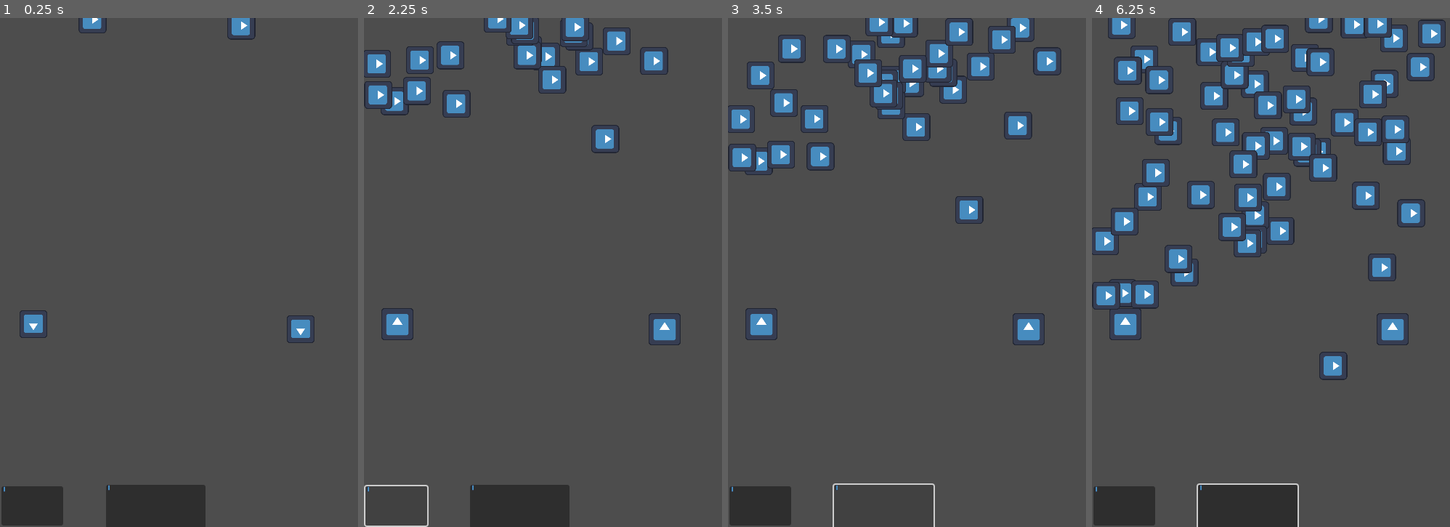
Above: before the commit, frames 1-4 (left to right).
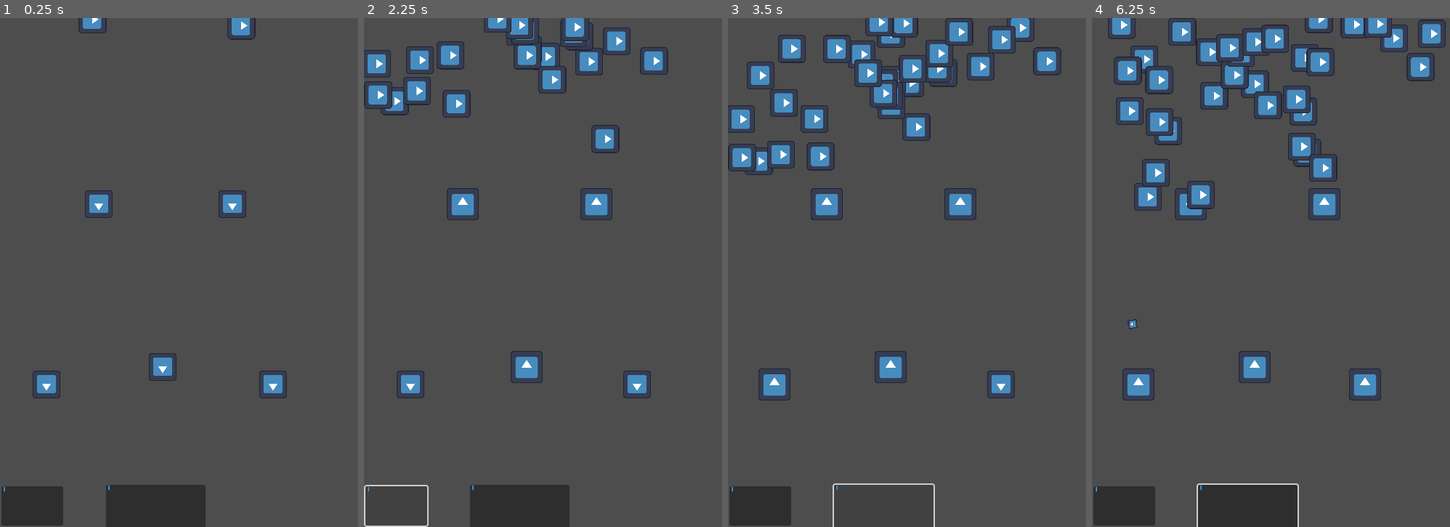
Above: after the commit, the same moments.

Repository: Chet-afk/tower-def
Game: Godot game, scene res://main.tscn
Two runs of this game, one before a commit and one after it. Both use one fixed random seed, a clock stepped at 60 frames per second and the inputs below. The engine's default icon, where the game draws it, is replaced by a stand-in: a white triangle on a blue panel in a dark square.
Inputs (mouse positions are in pixels of both pictures, inside the frame that each line leads up to):
- Up to frame 1 (0.25 s): no input
- Up to frame 2 (2.25 s): click (396, 506) at 0.5 s; click (521, 506) at 1.25 s; click (396, 506) at 2 s
- Up to frame 3 (3.5 s): click (885, 506) at 2.75 s
- Up to frame 4 (6.25 s): click (1124, 506) at 3.5 s; click (1249, 506) at 4.25 s; move the mouse to (1392, 328) at 5.02 s; press the mouse at (1392, 328) at 5.03 s; move the mouse to (1124, 323) at 5.77 s; release the mouse at (1124, 323) at 5.78 s; click (1124, 323) at 5.85 s

The runs differ from the first frame. In frame 1, 1.6% of the frame differs, in the area x 5-88%, y 33-75%; in frame 2, 2.1%; in frame 3, 2.6%; in frame 4, 8.2%, in the area x 0-94%, y 10-76%.

Commit message:
Created archer unit. Spread / delayed shots

Diff:
--- /dev/null
+++ b/tower_def/Attacks/arrow.gd
@@ -0,0 +1,4 @@
+extends base_attack
+
+func _init():
+	speed = 1000
--- /dev/null
+++ b/tower_def/Attacks/arrow.tscn
@@ -0,0 +1,10 @@
+[gd_scene load_steps=3 format=3 uid="uid://chnk0qmpvdc6s"]
+
+[ext_resource type="PackedScene" uid="uid://dvjtvcdbknawy" path="res://Attacks/attack.tscn" id="1_ajhtt"]
+[ext_resource type="Script" path="res://Attacks/arrow.gd" id="2_0n80l"]
+
+[node name="Arrow" instance=ExtResource("1_ajhtt")]
+script = ExtResource("2_0n80l")
+
+[node name="SpriteShape" parent="." index="1"]
+polygon = PackedVector2Array(-8, -8, -8, 8, 8, 8, 8, -8)
--- a/tower_def/Attacks/attack.gd
+++ b/tower_def/Attacks/attack.gd
@@ -1,11 +1,9 @@
 extends CharacterBody2D
 class_name base_attack
 
+@export var piercable: bool
 var atk: int = 0
 var speed: int = 0
-# Called when the node enters the scene tree for the first time.
-func _ready():
-	pass
 
 # Called every frame. 'delta' is the elapsed time since the previous frame.
 func _process(delta):
@@ -22,7 +20,8 @@
 func get_atk() -> int:
 	return(atk)
 
-
+func get_pierceable() -> bool:
+	return(piercable)
 
 func _on_on_screen_check_screen_exited():
 	queue_free()
--- a/tower_def/Attacks/cleave.tscn
+++ b/tower_def/Attacks/cleave.tscn
@@ -5,6 +5,7 @@
 
 [node name="Cleave" instance=ExtResource("1_570e1")]
 script = ExtResource("2_uc53w")
+piercable = true
 
 [node name="SpriteShape" parent="." index="1"]
 polygon = PackedVector2Array(179, 63, 0, 0, 179, -68)
--- a/tower_def/Units/PlayerUnit.gd
+++ b/tower_def/Units/PlayerUnit.gd
@@ -2,7 +2,6 @@
 class_name player_unit_base
 
 @export var attack_scene: PackedScene
-
 var attack
 var atk_speed: float
 var atk: int = 0
@@ -86,9 +85,8 @@
 
 func _on_attack_timer_timeout():
 	# Create the attack
-	if not active:
-		return
-	create_attack()
+	if active:
+		create_attack()
 
 
 # Helpers
--- /dev/null
+++ b/tower_def/Units/archer.gd
@@ -0,0 +1,22 @@
+extends player_unit_base
+
+func _ready():
+	self.set_atk(100)
+
+func create_attack():
+	var attack = attack_scene.instantiate()
+	attack.set_atk(self.get_atk())
+	attack.set_position(self.get_global_position())
+	attack.set_target(enemy_to_target)
+	var degree_rotation = attack.get_rotation_degrees()
+	get_parent().add_child(attack)
+
+	for i in range(5):
+		# Create one shot timer to space out shots
+		await get_tree().create_timer(0.1).timeout
+		attack = attack_scene.instantiate()
+		attack.set_atk(self.get_atk())
+		attack.set_position(self.get_global_position())
+		var spread = Vector2(randf_range(-40,40), randf_range(-40,40))
+		attack.set_target(enemy_to_target + spread)
+		get_parent().add_child(attack)
--- /dev/null
+++ b/tower_def/Units/archer.tscn
@@ -0,0 +1,19 @@
+[gd_scene load_steps=5 format=3 uid="uid://xrny1aifnp5e"]
+
+[ext_resource type="PackedScene" uid="uid://c8aew0avw85ej" path="res://Units/player_unit.tscn" id="1_bgqfw"]
+[ext_resource type="Script" path="res://Units/archer.gd" id="2_fggua"]
+[ext_resource type="PackedScene" uid="uid://chnk0qmpvdc6s" path="res://Attacks/arrow.tscn" id="3_2jhn2"]
+
+[sub_resource type="CircleShape2D" id="CircleShape2D_elmtl"]
+resource_local_to_scene = true
+radius = 217.329
+
+[node name="Archer" instance=ExtResource("1_bgqfw")]
+script = ExtResource("2_fggua")
+attack_scene = ExtResource("3_2jhn2")
+
+[node name="DetectionArea" parent="Detection" index="0"]
+shape = SubResource("CircleShape2D_elmtl")
+
+[node name="AttackTimer" parent="." index="3"]
+wait_time = 3.0
--- a/tower_def/Units/enemy.gd
+++ b/tower_def/Units/enemy.gd
@@ -19,8 +19,10 @@
 		queue_free()
 
 
-func _on_hitbox_body_entered(body):
+func _on_hitbox_body_entered(body: base_attack):
 	hp -= body.get_atk()
+	if not body.get_pierceable():
+		body.queue_free()
 
 
 func _on_visible_on_screen_notifier_2d_screen_exited():
--- a/tower_def/main.tscn
+++ b/tower_def/main.tscn
@@ -5,8 +5,8 @@
 [ext_resource type="PackedScene" uid="uid://c88jauj4dh3im" path="res://Units/enemy.tscn" id="2_fj7eb"]
 [ext_resource type="PackedScene" uid="uid://obndp0uxr3fg" path="res://Units/placement.tscn" id="3_24vqi"]
 [ext_resource type="PackedScene" uid="uid://dre5btxi6etgh" path="res://UI/tower_spawner.tscn" id="5_5ytty"]
-[ext_resource type="PackedScene" uid="uid://c8aew0avw85ej" path="res://Units/player_unit.tscn" id="5_uvvqn"]
 [ext_resource type="PackedScene" uid="uid://bkvuyohk73tvt" path="res://Units/knight.tscn" id="6_13h1d"]
+[ext_resource type="PackedScene" uid="uid://xrny1aifnp5e" path="res://Units/archer.tscn" id="7_wx8vu"]
 
 [sub_resource type="Curve2D" id="Curve2D_1kf2a"]
 _data = {
@@ -22,10 +22,10 @@
 visible = false
 
 [node name="Placement3" parent="." instance=ExtResource("3_24vqi")]
-position = Vector2(414, 428)
+position = Vector2(320, 256)
 
 [node name="Placement2" parent="." instance=ExtResource("3_24vqi")]
-position = Vector2(46, 421)
+position = Vector2(136, 256)
 
 [node name="SpawnPath" type="Path2D" parent="."]
 curve = SubResource("Curve2D_1kf2a")
@@ -49,6 +49,15 @@
 offset_top = 642.0
 offset_right = 283.0
 offset_bottom = 702.0
-unit = ExtResource("5_uvvqn")
+unit = ExtResource("7_wx8vu")
+
+[node name="Placement4" parent="." instance=ExtResource("3_24vqi")]
+position = Vector2(224, 480)
+
+[node name="Placement" parent="." instance=ExtResource("3_24vqi")]
+position = Vector2(64, 504)
+
+[node name="Placement5" parent="." instance=ExtResource("3_24vqi")]
+position = Vector2(376, 504)
 
 [connection signal="timeout" from="MobSpawn" to="." method="_on_mob_spawn_timeout"]
